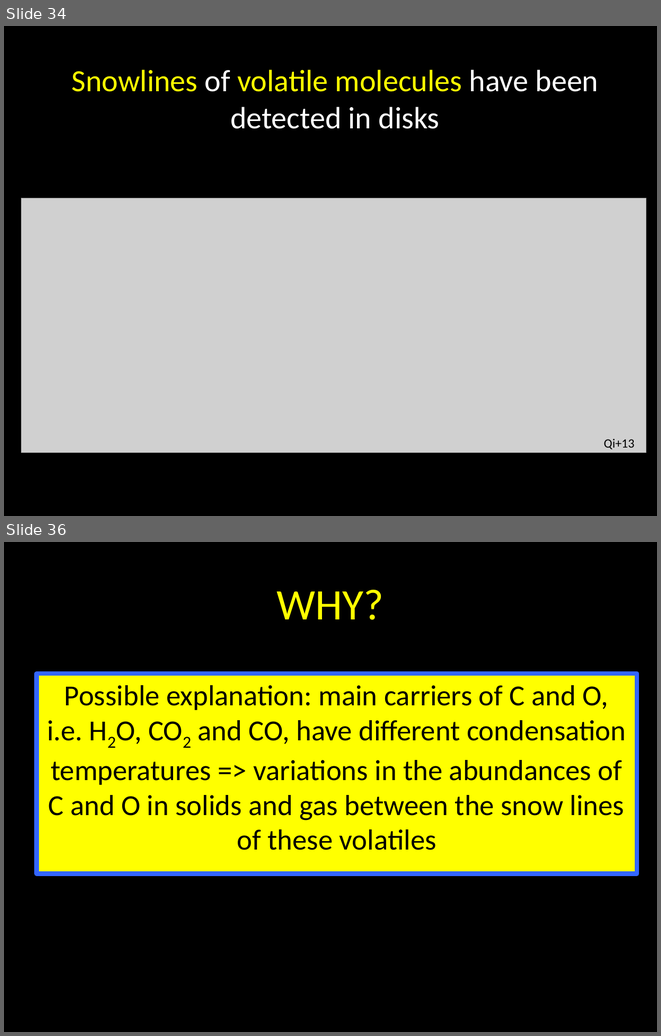
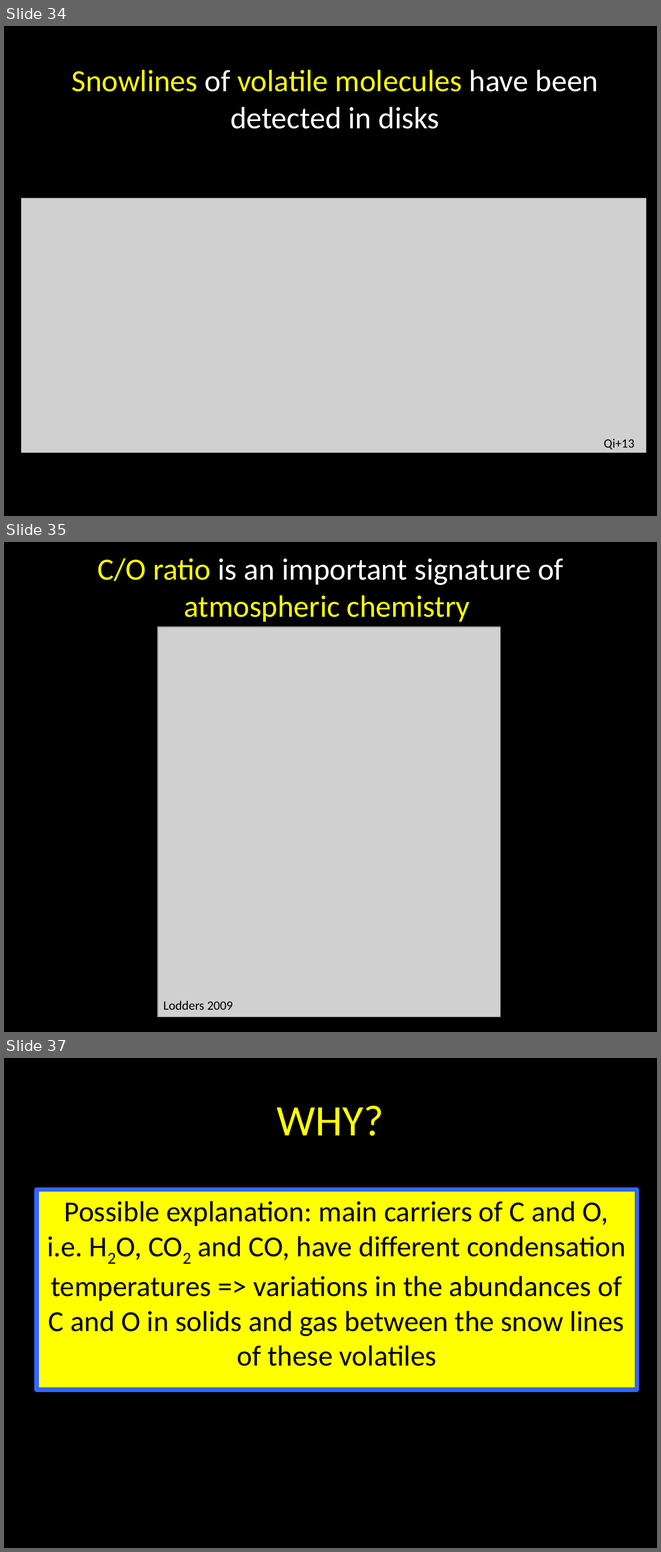
Before and after one commit to apiso/Thesis, a slide deck: slides/CIPS_talk.pptx. Shown one above the other, each under a label of ours: slides 34 and 36 before the commit, slides 34, 35 and 37 after it; the slides between them are not shown. The pictures are 661x1036 and 661x1552 pixels, drawn with LibreOffice and Linux fonts; fonts in the diff are those of the drawing; grey boxes stand for pictures. Boxes give left, top, right and bottom in pixels: in the first picture for what was removed or moved away, otherwise in the second. Text is boxed around its words. In the diff, an @@ line names an element or a change of style, - is before the commit and + after.

```diff
--- a/slides/CIPS_talk.pptx
+++ b/slides/CIPS_talk.pptx
@@ slide 35 added at [4, 542, 657, 1032], background #000000 @@
@@ title added at [97, 558, 563, 622], 34 pt, text #FFFF00 @@
+C/O ratio is an important signature of atmospheric chemistry
@@ picture added at [158, 627, 500, 1017] @@
@@ text added at [164, 1000, 233, 1009], 14 pt, text #000000 @@
+Lodders 2009
@@ what was slide 36 is now slide 37 @@
```
Also in this commit, not shown: 4 slides changed, 4 other slides added, 5 other files.
